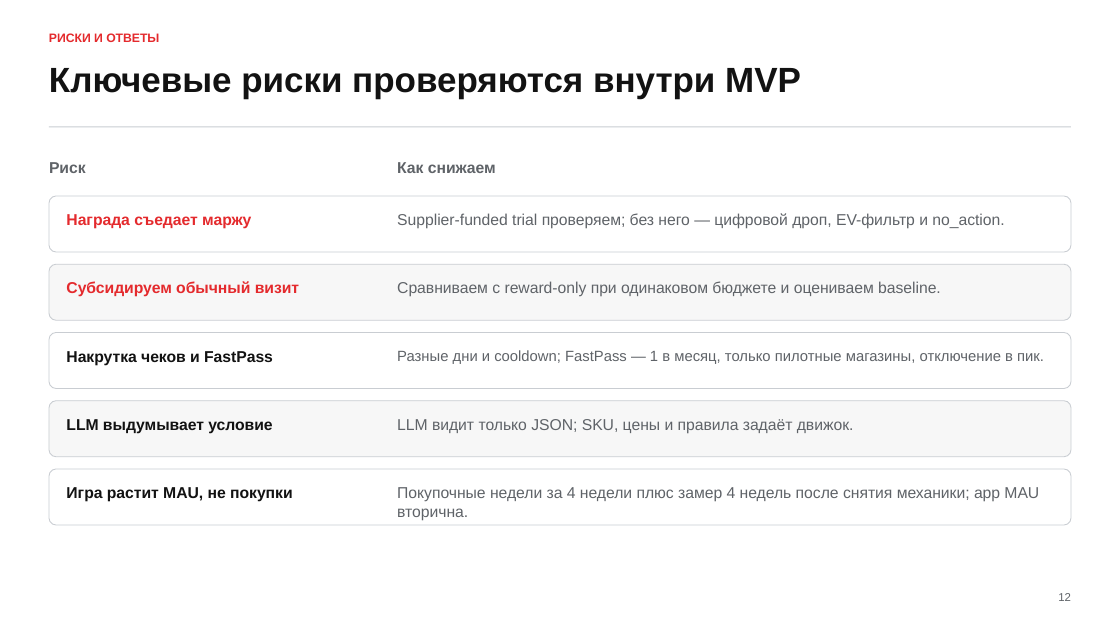
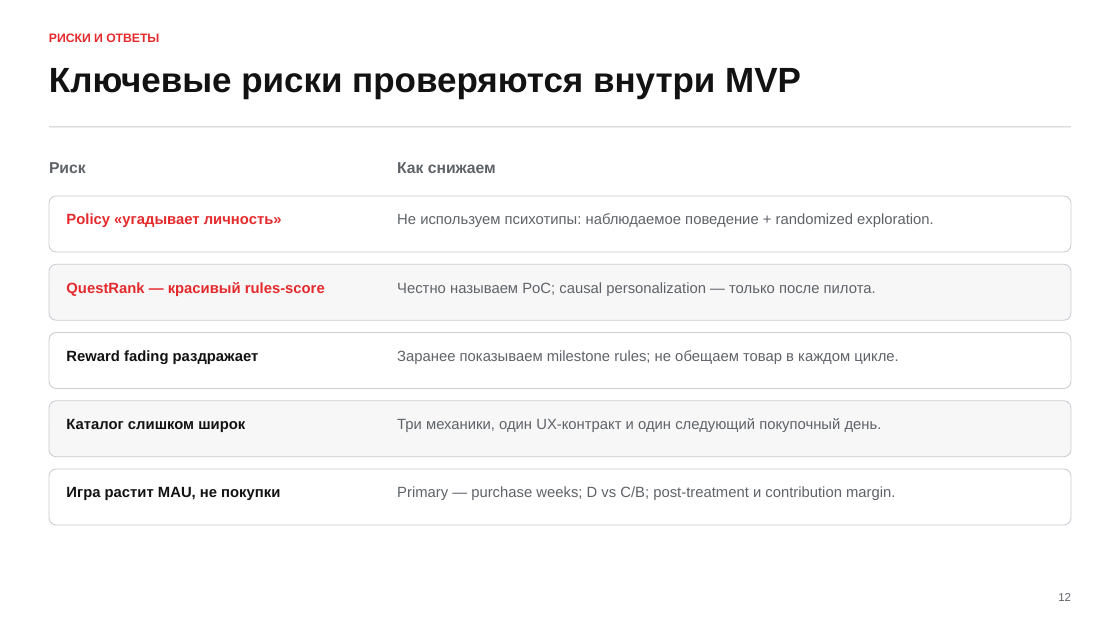
Before and after one commit to m4themagics/x5-loyalty-system, a slide deck: slide 12 of docs/project/deck.pptx. Drawn at 1120x630 pixels with LibreOffice and Linux fonts; fonts in the diff are those of the drawing. Boxes give left, top, right and bottom in pixels: in the first picture for what was removed or moved away, otherwise in the second. Text is boxed around its words. In the diff, an @@ line names an element or a change of style, - is before the commit and + after.

```diff
--- a/docs/project/deck.pptx
+++ b/docs/project/deck.pptx
@@ text at <box>66,213,282,227</box>: text changed; size 13.5 to 12.7 pt @@
-Награда съедает маржу
+Policy «угадывает личность»
@@ text at <box>397,213,934,227</box>: text changed; size 13.5 to 12.7 pt @@
-Supplier-funded trial проверяем; без него — цифровой дроп, EV-фильтр и no_action.
+Не используем психотипы: наблюдаемое поведение + randomized exploration.
@@ text at <box>66,282,325,296</box>: text changed; size 13.5 to 12.7 pt @@
-Субсидируем обычный визит
+QuestRank — красивый rules-score
@@ text at <box>397,282,876,296</box>: text changed; size 13.5 to 12.7 pt @@
-Сравниваем с reward-only при одинаковом бюджете и оцениваем baseline.
+Честно называем PoC; causal personalization — только после пилота.
@@ text at <box>66,350,259,364</box>: text changed; size 13.5 to 12.7 pt @@
-Накрутка чеков и FastPass
+Reward fading раздражает
@@ text at <box>397,350,898,364</box>: text changed @@
-Разные дни и cooldown; FastPass — 1 в месяц, только пилотные магазины, отключение в пик.
+Заранее показываем milestone rules; не обещаем товар в каждом цикле.
@@ text at <box>66,418,245,432</box>: text changed; size 13.5 to 12.7 pt @@
-LLM выдумывает условие
+Каталог слишком широк
@@ text at <box>397,418,882,432</box>: text changed; size 13.5 to 12.7 pt @@
-LLM видит только JSON; SKU, цены и правила задаёт движок.
+Три механики, один UX-контракт и один следующий покупочный день.
@@ text "Игра растит MAU, не покупки" at <box>66,486,280,500</box>: size 13.5 to 12.7 pt @@
@@ text at <box>397,486,895,500</box>: text changed; size 13.5 to 12.7 pt @@
-Покупочные недели за 4 недели плюс замер 4 недель после снятия механики; app MAU вторична.
+Primary — purchase weeks; D vs C/B; post-treatment и contribution margin.
```
Also in this commit, not shown: 11 other slides changed, 3 slides added, 3 slides removed, 3 other files.
